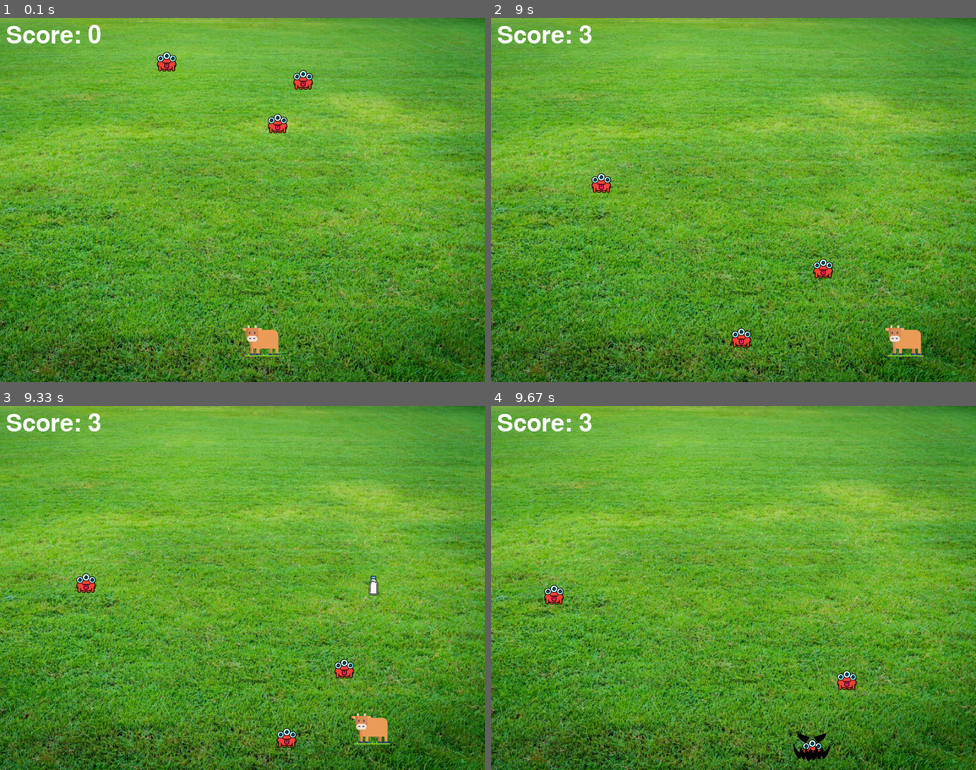
Above: before the commit, frames 1-4 (two rows, left to right).
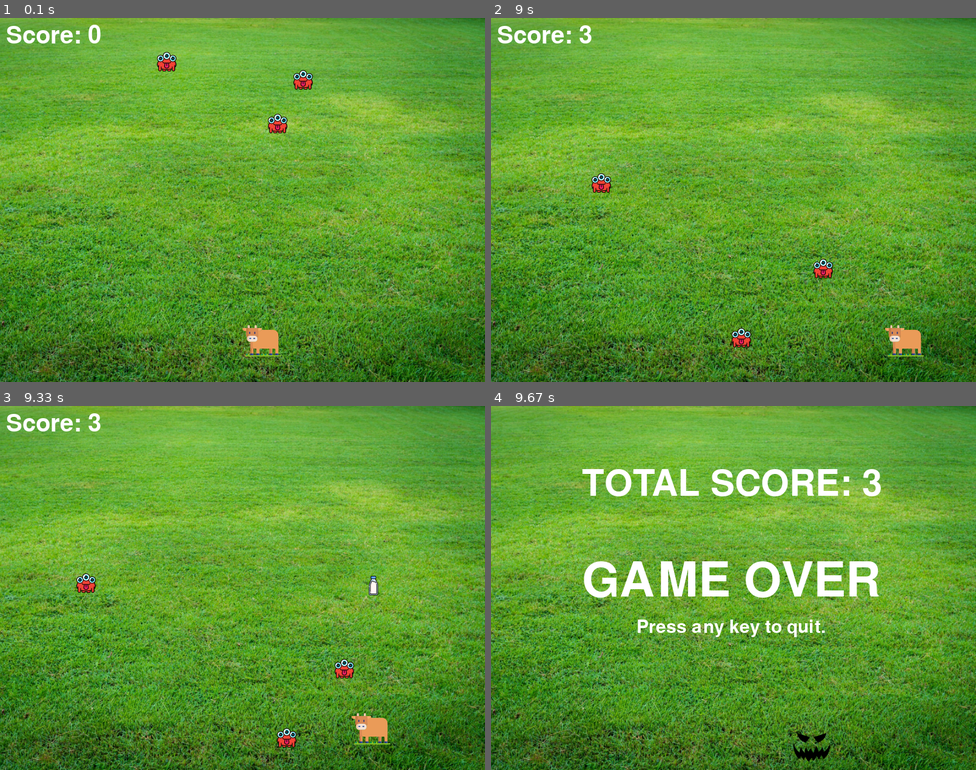
Above: after the commit, the same moments.

Repository: Arjun-G-Ravi/Non-AI-Notes
Game: pygame game, started from 10_Pygame learn/01_Cow Invaders/main.py
The game is run twice, just before and just after one commit, with the same random seed, the same clock (stepped at 60 frames per second) and the same inputs.
Inputs:
- Up to frame 1 (0.1 s): no input
- Up to frame 2 (9 s): hold Space 0.33-0.8 s; hold Right 0.33-0.8 s; tap Space at 0.83, 1.23, 1.53, 2.23, 2.53, 2.8, 3.1, 3.23, 3.53, 3.9, 4.2, 4.4, 4.7, 4.9, 5.2, 5.4, 5.7, 5.97, 6.27, 6.4, 6.7, 7.07, 7.37, 7.57, 7.87, 8.07, 8.37, 8.57, 8.87 s; hold Right 1.17-1.63 s; hold Left 2.17-2.7 s; hold Left 2.73-3.13 s; hold Right 3.17-3.8 s; hold Left 3.83-4.3 s; hold Right 4.33-4.8 s; hold Right 4.83-5.3 s; hold Left 5.33-5.87 s; hold Left 5.9-6.3 s; hold Right 6.33-6.97 s; hold Left 7-7.47 s; hold Right 7.5-7.97 s; hold Right 8-8.47 s; hold Left from 8.5 s (still down)
- Up to frame 3 (9.33 s): release Left at 9.03 s; hold Left from 9.07 s (still down); tap Space at 9.13 s
- Up to frame 4 (9.67 s): tap Space at 9.43, 9.57 s; release Left at 9.47 s; hold Right from 9.5 s (still down)

Frames 1-3 are identical in both runs. In frame 4, 6.4% of the frame differs, in the area x 1-81%, y 2-97%.

Commit message:
Works perfectly with sound and cow kills. Prolly need to add grass as cow boosts

Diff:
--- a/10_Pygame learn/01_Cow Invaders/main.py
+++ b/10_Pygame learn/01_Cow Invaders/main.py
@@ -7,7 +7,7 @@
 
 # Screen
 screen = pygame.display.set_mode((800,600))
-pygame.display.set_caption("Cow invadors")
+pygame.display.set_caption("Cow invaders")
 running = True
 # pygame.display.set_icon(pygame.image.load('10_Pygame learn/01_Space Invaders /spaceship.png')) # wont wprk in ubuntu
 
@@ -56,7 +56,7 @@
     global num_enemy
     num_enemy += 1
 
-    monster_type = {1:['monster1.png', [random.randint(100, 700), random.randint(0, 200)], random.randint(1,5), .5],
+    monster_type = {1:['monster1.png', [random.randint(100, 700), random.randint(0, 200)], random.randint(1,5), 1],
                     2:['monster2.png', [random.randint(100, 700), random.randint(0, 50)], random.randint(5,15), .5],
                     3:['monster3.png', [random.randint(100, 700), random.randint(0, 50)], random.randint(1,5), 2] }
     enemyImg.append(pygame.image.load(monster_type[ch][0]))
@@ -78,9 +78,9 @@
 
 
 # Collision detection
-def isCollision(pos1, pos2):
+def isCollision(pos1, pos2, distance=27):
     dis = math.sqrt((pos1[0]-pos2[0])**2 + (pos1[1]-pos2[1])**2)
-    if dis < 27:
+    if dis < distance:
         return True
     return False
 
@@ -88,7 +88,7 @@
 while running:
 
     # fill screen with grass image
-    screen.blit(pygame.image.load('grass.png'),(0,0))
+    screen.blit(pygame.image.load('grass_background.png'),(0,0))
     show_score()
 
     for event in pygame.event.get():
@@ -148,7 +148,7 @@
             milkPos[1] = 500
             score += 1
             rand = random.randint(1,500)
-            if rand <= 50: # 5%
+            if rand <= 50: # 10%
                 createEnemy(1)
             elif rand <= 55: # 1%
                 createEnemy(2)
@@ -160,13 +160,44 @@
             milk.play()
 
         if enemyPos[e][1] > 550:
-            print("You lose")
             milk = pygame.mixer.Sound('evil_laugh.mp3')
             milk.play()
+            screen.blit(pygame.image.load('grass_background.png'),(0,0))
             screen.blit(pygame.image.load('spooky.png'), (enemyPos[e][0]-20, enemyPos[e][1]-20))
-            pygame.display.update()
-            time.sleep(5)
-            quit(0)
+            while True:
+                endFont1 = pygame.font.Font('freesansbold.ttf', 80)
+                endFont2 = pygame.font.Font('freesansbold.ttf', 60)
+                endFont3 = pygame.font.Font('freesansbold.ttf', 30)
+                gameOver = endFont1.render("GAME OVER", True, (255,255,255))
+                finalScore = endFont2.render("TOTAL SCORE: "+str(score), True, (255,255,255))
+                press = endFont3.render("Press any key to quit.", True, (255,255,255))
+                screen.blit(gameOver, (150,250))
+                screen.blit(finalScore, (150,100))
+                screen.blit(press, (240,350))
+                pygame.display.update()
+                time.sleep(3)
+                for event in pygame.event.get():
+                    if event.type == pygame.KEYDOWN:
+                        quit(0)
+
+        if isCollision(player_pos, enemyPos[e], 40): # Cow kills
+            screen.blit(pygame.image.load('explode.png'), enemyPos[e])
+            enemyPos[e] = [random.randint(100, 700), random.randint(0, 100)]
+            score += 1
+            rand = random.randint(1,500)
+
+            if rand <= 100: # 20%
+                createEnemy(1)
+            elif rand <= 110: # 2%
+                createEnemy(2)
+            elif rand <= 112: # 0.4%
+                createEnemy(3)
+            else:
+                pass
+            milk = pygame.mixer.Sound('grunt.mp3')
+            milk.play()
+            milk = pygame.mixer.Sound('moo.wav')
+            milk.play()
 
     # place player(cow) at player_pos
     player(player_pos[0], player_pos[1])
@@ -181,17 +212,7 @@
             fire = False
             milkPos[1] = 500
 
-
-    if isCollision(player_pos, enemypos):
-        print(score)
-        print("GAME OVER")
-        screen.blit(pygame.image.load('spooky.png'), (enemyPos[e][0]-20, enemyPos[e][1]-20))
-        pygame.display.update()
-        milk = pygame.mixer.Sound('evil_laugh.mp3')
-        milk.play()
-        time.sleep(5)
-
-        break
+#
 
     # This is where the screen gets updated with the above changes
     pygame.display.update()
Binary file changed: 10_Pygame learn/01_Cow Invaders/grass.png
Binary file added: 10_Pygame learn/01_Cow Invaders/grass_background.png
